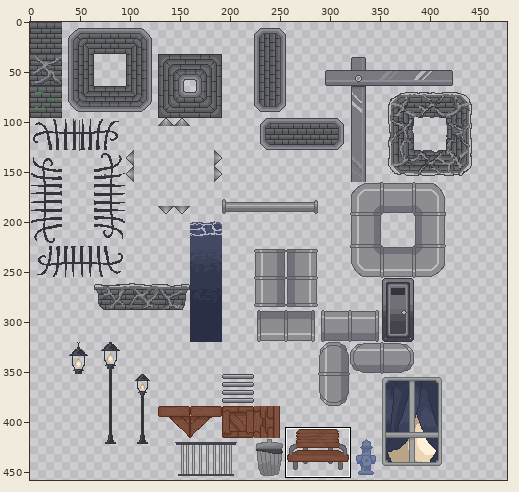
Sprite sheet, stored at sprites/environment_sheet.png. The first picture is a wide view before the edit; the outline marks the close-up.
Close-up. As it was:
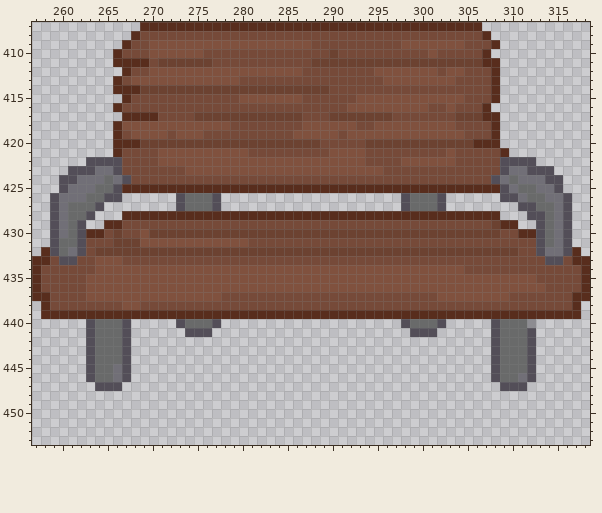
The file is 480x480 pixels. Colours within 5 levels of each other are drawn and written as one. Shown: x 257..318, y 407..453. The wide view leaves out empty margins. The commit also changed other parts of the picture, which this record leaves out.
New version:
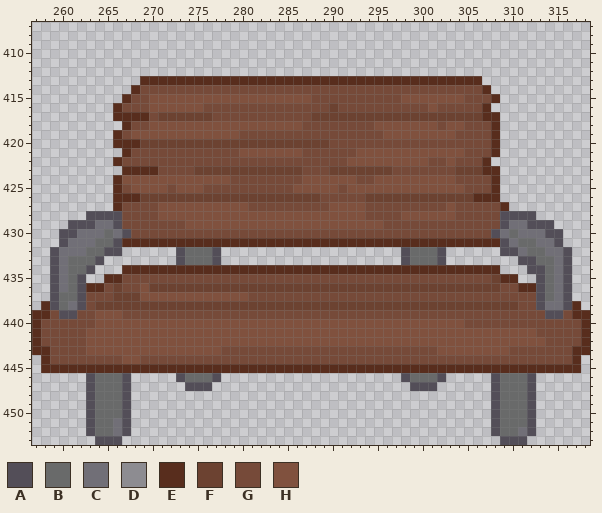
Palette (. is transparent): A #534e58  B #696a6a  C #716f77  D #8d8c91  E #582d1d  F #6c4231  G #764a39  H #80513e
Diff:
Changed rows in their new state; - is an unchanged pixel.
first column x 257:
407 ------------......................................------------
408 -----------........................................-----------
409 ----------..........................................----------
410 ---------..........................................-----------
411 ---------...........................................----------
412 ----------..........................................----------
413 ---------...EEEEEEEEEEEEEEEEEEEEEEEEEEEEEEEEEEEEEE..----------
414 ---------..-GGGGGGGGGGGGGGGGGGGGG-----------------E.----------
415 -------------HHHHHHHHHH-------H-----GGGGG---------------------
416 -------------HHHHHH--------------F-GGGGGGGGGH-G---------------
417 ---------E---GFFFF--GGGGGGGGGG-FF-------FFFFFFF---------------
418 ---------.EGG---------HHHHHHHHGGGGGG---------G-H--------------
419 ---------------H---HHHH------GGGGG-GGGG--------G--------------
420 --------------------------------F----GGGGGGGGGGGGGG-----------
421 ---------.E---GGGGGGGGG-HHHHHH---GGG-HHHHHHHHH-H---E.---------
422 ------...E----GGGGGGGGGGGGGGGGGGGGG--HHHH---GG----E.....------
423 ----......EEEE---GFFFFFFFFFFFFGGGFFFFFFF-------FFFEE......----
424 ---......EHHHHHHHHHHHH--------HHHHHH--HHHHHHHHH----E.......---
425 ---......EGHHHHGHHHGGGGGGGGGGHHHHHGHHHHHHHHHHHHHGGG-.......---
426 --.......EEEFFFFFFFFFFFFFFFFFFFFGGGGGFFFFFFFFFFFFEEE........--
427 --......-EGGGGHHHHHHHHHHGGGGGGGGGHHHHGGGGGGGGGHGGGGGE-......--
428 --....-AAAGGGGHHHHHHHHHHHHHHHHHHHHHHHGGGGHHHHHHGGGGGAAA-....--
429 --..A-ACCA-------HHHHHHHHHHHHHHHHHHHHHH------------GACCA-A..--
430 --.AACCCBCA-GGGGGGGGGGGGGGGGGGGGGGGGGGGGGGGGGGGGGGGACBCCCAA.--
431 --.ACCCBBAEEEEEEEEEEEEEEEEEEEEEEEEEEEEEEEEEEEEEEEEEEACBBCCA.--
432 -.-C-CBBAA......ABBBA....................ABBBA......AACBB---.-
433 ..ACBBBA........ABBBA....................ABBBA........AABBCA..
434 ..ACBBA...EEEEEEEEEEEEEEEEEEEEEEEEEEEEEEEEEEEEEEEEEE...AABCA..
435 ..ACBA..EEGGGGGGGGGGGGGGGGGGGGGGGGGGGGGGGGGGGGGGGGGFEE..ABCA..
436 ..ACBAEEGFGG-FFFFFFFFFFFFFFFFFFFFFFFFFFFFFFFFFFFFFFFGGEEABCA..
437 ..ABBAGGGFFF---------HHH---------------------GGGGGGGG---ABCA..
438 --ABCA-FFFFFFFFFFFFFFFFFFFFFFFFFFFFFFFFFFFFFFFFFFFFFFF--ACCA--
439 E-GAAGGHHHGGGGGGGGGGGGGGGGGGGGGGGGGGGGGGGGGGGGGGGGGGGGGGGAAG-E
440 EGGGGGGHHHHHHHHHHHHHHHHHHHHHHHHHHHHHHHHHHHHHHHHHGGGGGGGGGGGGGE
441 EGGGGGHHHHHHHHHHHHHHHHHHHHHHHHHHHHHHHHHHHHHHHHHHHHHHHHHHGGGGGE
442 EGGGGGHHHHHHHHHHHHHHHHHHHHHHHHHHHHHHHHHHHHHHHHHHHHHHHHHHHGGGGE
443 EEGGGGHHHHHHHHHHHHHHHGGGGGGGGGGGGGGGGGGGGGGGGHHHHHHHHGGGGGGGEE
444 -EGGGGGGGGHHGGGGGGGGGGGGGGGGGGGGGGGGGGGGGGGGGGGGGGGGGGGGGGGGE-
445 -EEEEEEEEEEEEEEEEEEEEEEEEEEEEEEEEEEEEEEEEEEEEEEEEEEEEEEEEEEEE-
446 ---------B------ABBBA--------------------ABBBA--------B-------
447 ------ABBBA------AAA----------------------AAA------ABBBA------
448 ------ABBBA----------------------------------------ABBBA------
449 ------ABBBA----------------------------------------ABBBA------
450 ------ABBBA----------------------------------------ABBBA------
451 ------ABBCA----------------------------------------ABBBA------
452 ------ABBCA----------------------------------------ABBCA------
453 -------AAA------------------------------------------AAA-------
Where, in picture pixels (left, top, right, bottom), the same in both close-ups:
changed: (32, 22, 590, 445)
